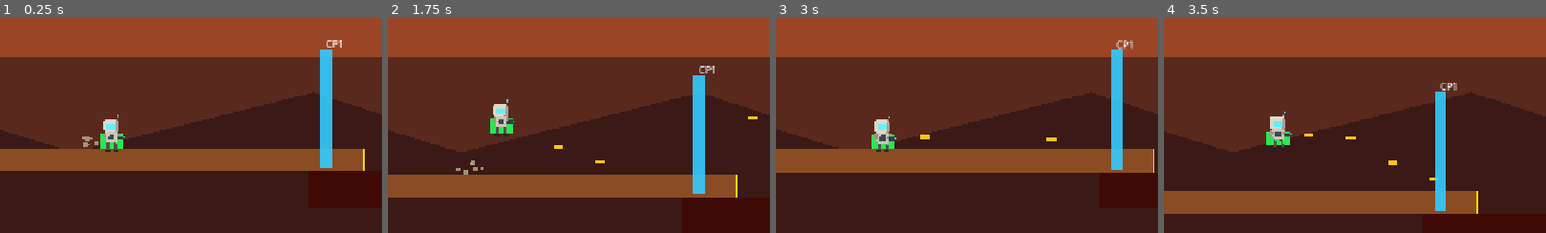
Above: before the commit, frames 1-4 (left to right).
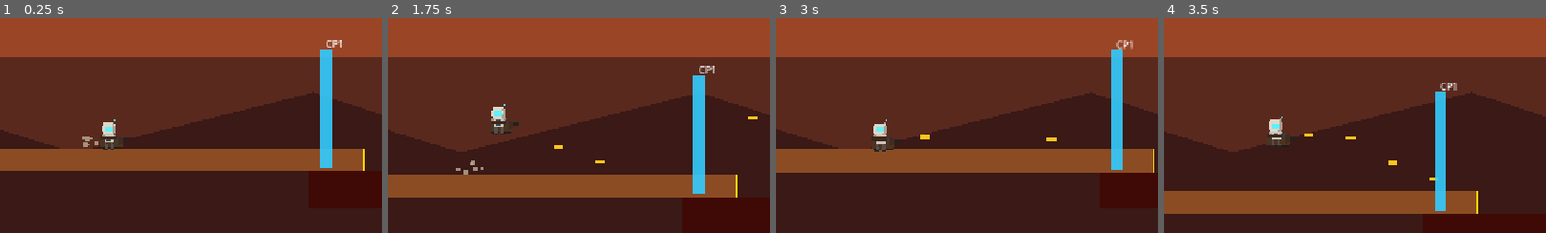
Above: after the commit, the same moments.

Repository: NGKsSystems/NGKs_Crater_Wardens-
Game: Godot game, scene res://scenes/level/test_lane.tscn
Same seed, same stepped clock (60 frames per second), same inputs: the game is played once before the commit and once after it.
Inputs:
- Up to frame 1 (0.25 s): no input
- Up to frame 2 (1.75 s): tap Enter at 0.5 s; hold Z (fire_forward) from 0.53 s (still down); tap R at 0.6, 1.35 s; tap Space (jump) at 0.77, 1.52 s
- Up to frame 3 (3 s): release Z (fire_forward) at 2.03 s; tap R at 2.1, 2.85 s; hold Z (fire_forward) from 2.78 s (still down)
- Up to frame 4 (3.5 s): keep holding Z (fire_forward); tap Space (jump) at 3.02 s
The pictures show only the part of the screen within x 25-75%, y 27-77%; the shares and areas given below are measured in that part.

The runs differ from the first frame. In frame 1, 0.6% of the frame differs, in the area x 26-34%, y 44-63%; in frame 2, 0.6%, in the area x 26-35%, y 37-56%; in frame 3, 0.6%; in frame 4, 0.6%.

Commit message:
Phase 15: Rover visual replacement — chassis hull, wheels, cabin dome, Maxwell pilot integration

Diff:
--- a/scenes/player/rover.tscn
+++ b/scenes/player/rover.tscn
@@ -15,13 +15,43 @@
 [node name="CollisionShape2D" type="CollisionShape2D" parent="."]
 shape = SubResource("1")
 
+[node name="WheelPodL" type="Polygon2D" parent="."]
+position = Vector2(-10, 8)
+color = Color(0.14, 0.11, 0.09, 1)
+polygon = PackedVector2Array(-7, -1, 7, -1, 7, 6, -7, 6)
+
+[node name="WheelPodR" type="Polygon2D" parent="."]
+position = Vector2(10, 8)
+color = Color(0.14, 0.11, 0.09, 1)
+polygon = PackedVector2Array(-7, -1, 7, -1, 7, 6, -7, 6)
+
 [node name="Body" type="Polygon2D" parent="."]
-polygon = PackedVector2Array(-20, -12, 20, -12, 20, 12, -20, 12)
-color = Color(0.18, 0.9, 0.32, 1)
+color = Color(0.30, 0.20, 0.14, 1)
+polygon = PackedVector2Array(-20, -6, -20, 10, 18, 10, 20, 6, 20, -2, 14, -7)
+
+[node name="CabinDome" type="Polygon2D" parent="."]
+position = Vector2(-8, 0)
+color = Color(0.25, 0.16, 0.11, 1)
+polygon = PackedVector2Array(-10, -10, -10, -6, 8, -6, 10, -8, 6, -12, -6, -12)
 
 [node name="MaxwellVisual" parent="." instance=ExtResource("3")]
-position = Vector2(0, -10)
-scale = Vector2(0.75, 0.75)
+position = Vector2(-4, -8)
+scale = Vector2(0.65, 0.65)
+
+[node name="CabinRim" type="Polygon2D" parent="."]
+position = Vector2(-6, -5)
+color = Color(0.24, 0.15, 0.10, 1)
+polygon = PackedVector2Array(-12, -3, 14, -3, 14, 3, -12, 3)
+
+[node name="NosePlate" type="Polygon2D" parent="."]
+position = Vector2(14, 0)
+color = Color(0.26, 0.17, 0.12, 1)
+polygon = PackedVector2Array(-2, -8, 6, -4, 6, 4, -2, 8)
+
+[node name="FrontBlaster" type="Polygon2D" parent="."]
+position = Vector2(20, -2)
+color = Color(0.14, 0.13, 0.13, 1)
+polygon = PackedVector2Array(0, -2, 10, -2, 10, 2, 0, 2)
 
 [node name="Camera2D" type="Camera2D" parent="."]
 offset = Vector2(160, -40)
